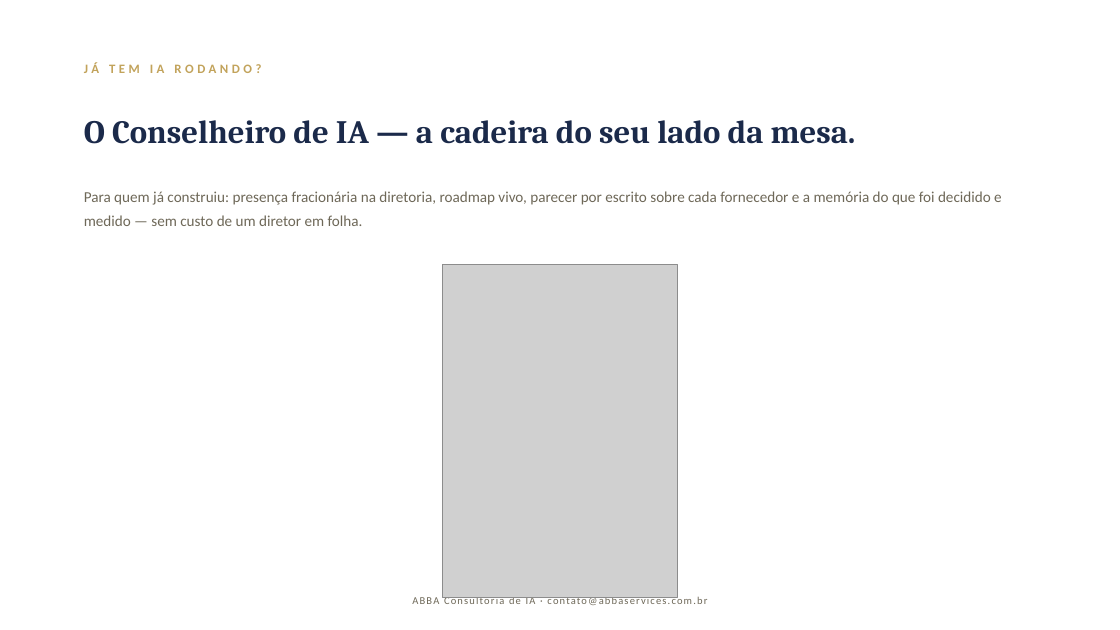
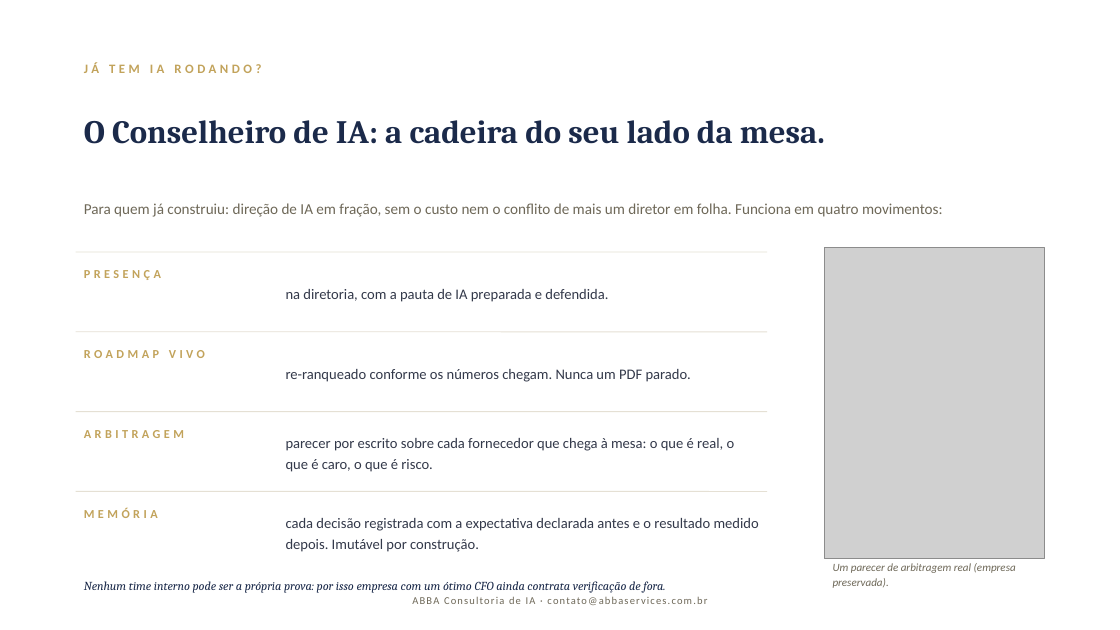
Before and after one commit to DanielMoraesCoca/abba-ops, a slide deck: slide 11 of 08-materiais/modelos/abba-deck-institucional.pptx (slide 9 before the commit). Drawn at 1120x630 pixels with LibreOffice and Linux fonts; fonts in the diff are those of the drawing; grey boxes stand for pictures. Boxes give left, top, right and bottom in pixels: in the first picture for what was removed or moved away, otherwise in the second. Text is boxed around its words. In the diff, an @@ line names an element or a change of style, - is before the commit and + after.

```diff
--- a/08-materiais/modelos/abba-deck-institucional.pptx
+++ b/08-materiais/modelos/abba-deck-institucional.pptx
@@ text at [84, 120, 825, 144]: text changed @@
-O Conselheiro de IA — a cadeira do seu lado da mesa.
+O Conselheiro de IA: a cadeira do seu lado da mesa.
@@ text at [84, 203, 943, 217]: text changed @@
-Para quem já construiu: presença fracionária na diretoria, roadmap vivo, parecer por escrito sobre cada fornecedor e a memória do que foi decidido e medido — sem custo de um diretor em folha.
+Para quem já construiu: direção de IA em fração, sem o custo nem o conflito de mais um diretor em folha. Funciona em quatro movimentos:
@@ line added from (76, 252) to (767, 252), #E5E0D4 0.75 pt @@
@@ picture: place and size @@
-picture at [442, 265, 677, 597]
+picture at [824, 248, 1044, 559]
@@ text added at [84, 270, 161, 280], 10.5 pt, text #C2A35B, bold @@
+PRESENÇA
@@ text added at [286, 289, 608, 302], 12.5 pt, text #33394A @@
+na diretoria, com a pauta de IA preparada e defendida.
@@ line added from (76, 332) to (767, 332), #E5E0D4 0.75 pt @@
@@ text added at [84, 350, 205, 358], 10.5 pt, text #C2A35B, bold @@
+ROADMAP VIVO
@@ text added at [286, 369, 691, 382], 12.5 pt, text #33394A @@
+re-ranqueado conforme os números chegam. Nunca um PDF parado.
@@ line added from (76, 412) to (767, 412), #E5E0D4 0.75 pt @@
@@ text added at [84, 430, 184, 438], 10.5 pt, text #C2A35B, bold @@
+ARBITRAGEM
@@ text added at [286, 438, 735, 472], 12.5 pt, text #33394A @@
+parecer por escrito sobre cada fornecedor que chega à mesa: o que é real, o que é caro, o que é risco.
@@ line added from (76, 492) to (767, 492), #E5E0D4 0.75 pt @@
@@ text added at [84, 508, 158, 518], 10.5 pt, text #C2A35B, bold @@
+MEMÓRIA
@@ text added at [286, 518, 759, 552], 12.5 pt, text #33394A @@
+cada decisão registrada com a expectativa declarada antes e o resultado medido depois. Imutável por construção.
@@ text added at [833, 563, 1016, 588], 9.5 pt, text #6E6858, italic @@
+Um parecer de arbitragem real (empresa preservada).
@@ text added at [84, 581, 665, 593], 10.5 pt, text #1B2A4A, italic @@
+Nenhum time interno pode ser a própria prova: por isso empresa com um ótimo CFO ainda contrata verificação de fora.
```
Also in this commit, not shown: 8 other slides changed, 3 slides added, 3 slides removed, 18 other files.
